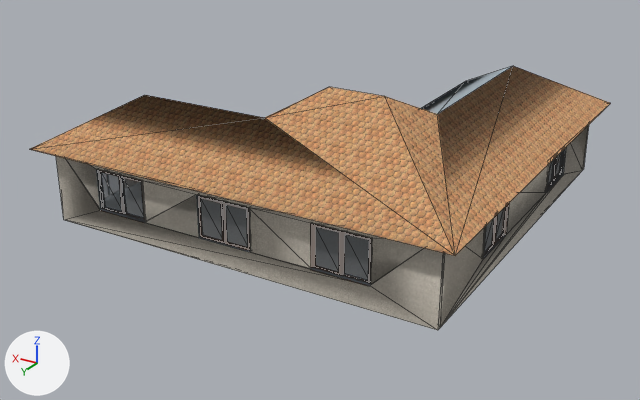
One commit to the COLLADA model imagens/telhado36.dae: the scene before it, then after it.
Rendered twice from a 50 mm lens placed at (-15.4, 26.8, 13.1), pointed at (0.2, 0.8, 0.2). Lighting does not change. The marker at lower left points along +X, +Y and +Z. Mesh edges are drawn as thin lines. Vertices at the same position are counted once.

In view in the first picture: 'SketchUp'.
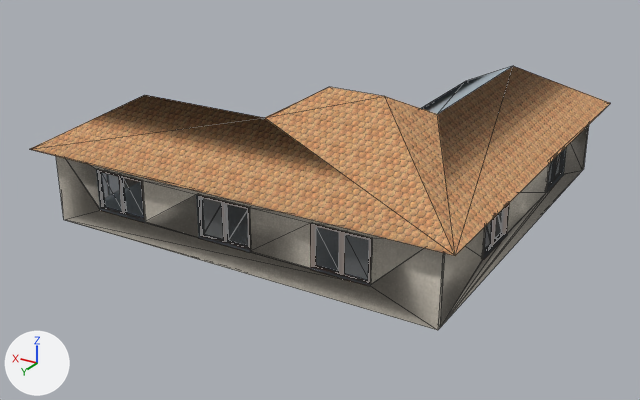
Patch to the scene script:
```diff
--- a/imagens/telhado36.dae.py
+++ b/imagens/telhado36.dae.py
@@ mat_color_m02 @@
+mat_color_m02 = principled_material('Color_M02')
+mat_color_m02.base_color = (0.565, 0.565, 0.565)  # light grey #c6c6c6
+mat_color_m02.roughness = 0.9
@@ me_sketchup @@
 # used by ob_sketchup; location = (0.0, 0.0, 0.0)
-me_sketchup.from_pydata(...)  # 929 vertices, 2386 faces; spans x -7.8..7.9, y -8.3..7.4, z 0.0..5.3
+me_sketchup.from_pydata(...)  # 1103 vertices, 2942 faces; spans x -7.8..7.9, y -8.3..7.4, z 0.0..5.3
+# me_sketchup part 1: 21 vertices moved within x -7.1, y 1.5..3.4, z 0.8..2.2; 18 vertices removed from x -7.2..-7.0, y 1.5..3.5, z 0.8..2.2; 106 vertices added at x -7.2..-7.0, y 1.5..3.5, z 0.8..2.3
+# me_sketchup part 2: 20 vertices moved within x -5.0..5.4, y 6.6, z 0.8..2.3; 19 vertices removed from x -0.7..1.1, y 6.7, z 0.9..2.2; 105 vertices added at x -0.8..1.2, y 6.6..6.8, z 0.8..2.3
+# me_sketchup part 3: 75 kept faces spanning x -7.2..7.3, y -7.7..6.8, z 0.0..2.9 get new texture (UV) coordinates
 me_sketchup.materials.append(mat_auto_2)
@@ me_sketchup @@
 me_sketchup.materials.append(mat_roofing_scalloped)
+me_sketchup.materials.append(mat_color_m02)  # light grey #c6c6c6
```

Boxes [x1, y1, x2, y2] around the edits, measured in the pictures (640 x 400 px):
part 1 of me_sketchup, built on
    before: [484, 206, 507, 255]
    after: [442, 204, 509, 325]
part 2 of me_sketchup, built on
    before: [198, 196, 249, 250]
    after: [146, 195, 311, 268]
part 3 of me_sketchup, surface changed
    both: [441, 192, 546, 325]
